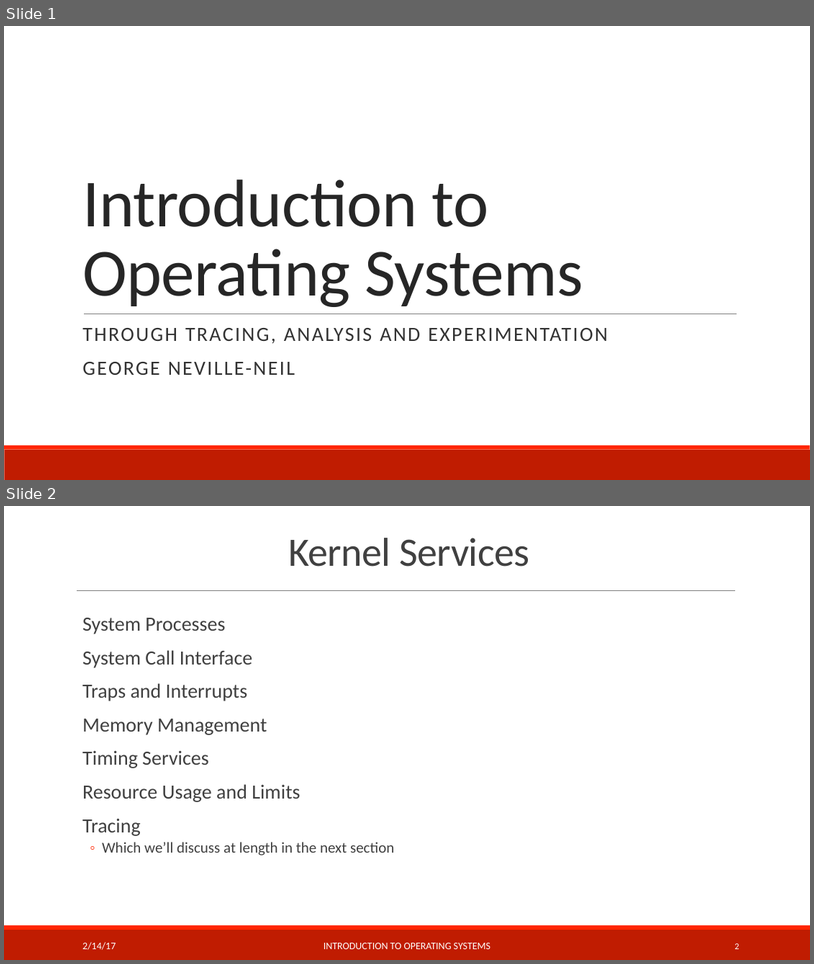
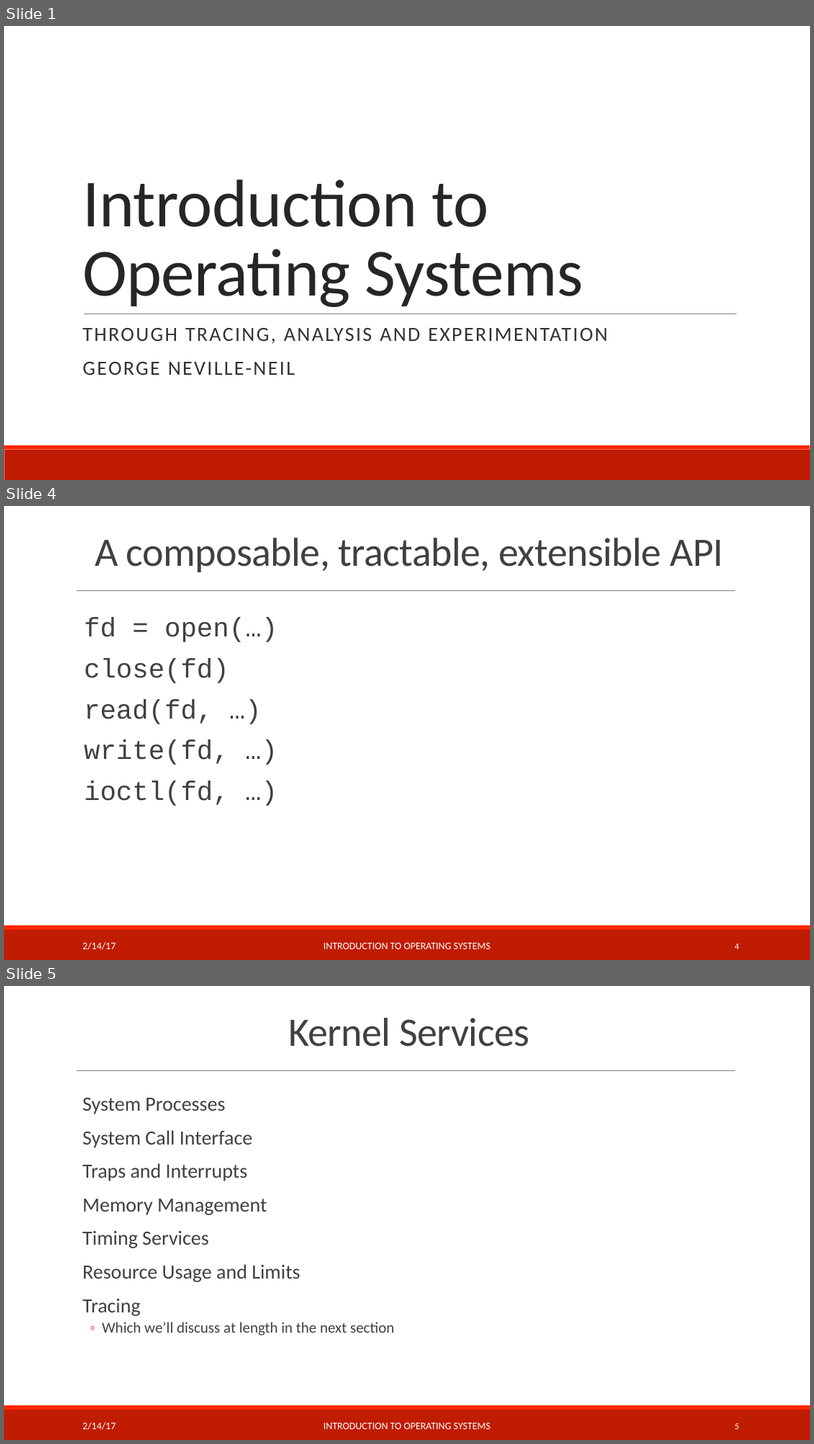
Before and after one commit to teachbsd/course, a slide deck: undergraduate/lectures/kernel-services.pptx. Shown one above the other, each under a label of ours: slides 1 and 2 before the commit, slides 1, 4 and 5 after it; the slides between them are not shown. The pictures are 814x964 and 814x1444 pixels, drawn with LibreOffice and Linux fonts; fonts in the diff are those of the drawing; background and template pictures are left out. Boxes give left, top, right and bottom in pixels: in the first picture for what was removed or moved away, otherwise in the second. Text is boxed around its words. In the diff, an @@ line names an element or a change of style, - is before the commit and + after.

```diff
--- a/undergraduate/lectures/kernel-services.pptx
+++ b/undergraduate/lectures/kernel-services.pptx
@@ slide 4 added at box(4, 506, 810, 960), background #FFFFFF; not listed: 3 template elements that a slide beside it also shows @@
@@ title added at box(95, 538, 723, 572), 48 pt, text #404040 @@
+A composable, tractable, extensible API
@@ text added at box(84, 618, 278, 806), 32 pt, text #404040 @@
+  fd = open(…)
+  close(fd)
+  read(fd, …)
+  write(fd, …)
+  ioctl(fd, …)
@@ text added at box(82, 942, 116, 950), 12 pt, text #FFFFFF @@
+2/14/17
@@ text added at box(324, 942, 491, 949), 12 pt, text #FFFFFF @@
+INTRODUCTION TO OPERATING SYSTEMS
@@ page number added at box(735, 943, 739, 949), 10.5 pt, text #FFFFFF @@
+4
@@ what was slide 2 is now slide 5 @@
@@ page number at box(735, 1423, 739, 1429): text changed @@
-2
+5
```
Also in this commit, not shown: 2 other slides added.
